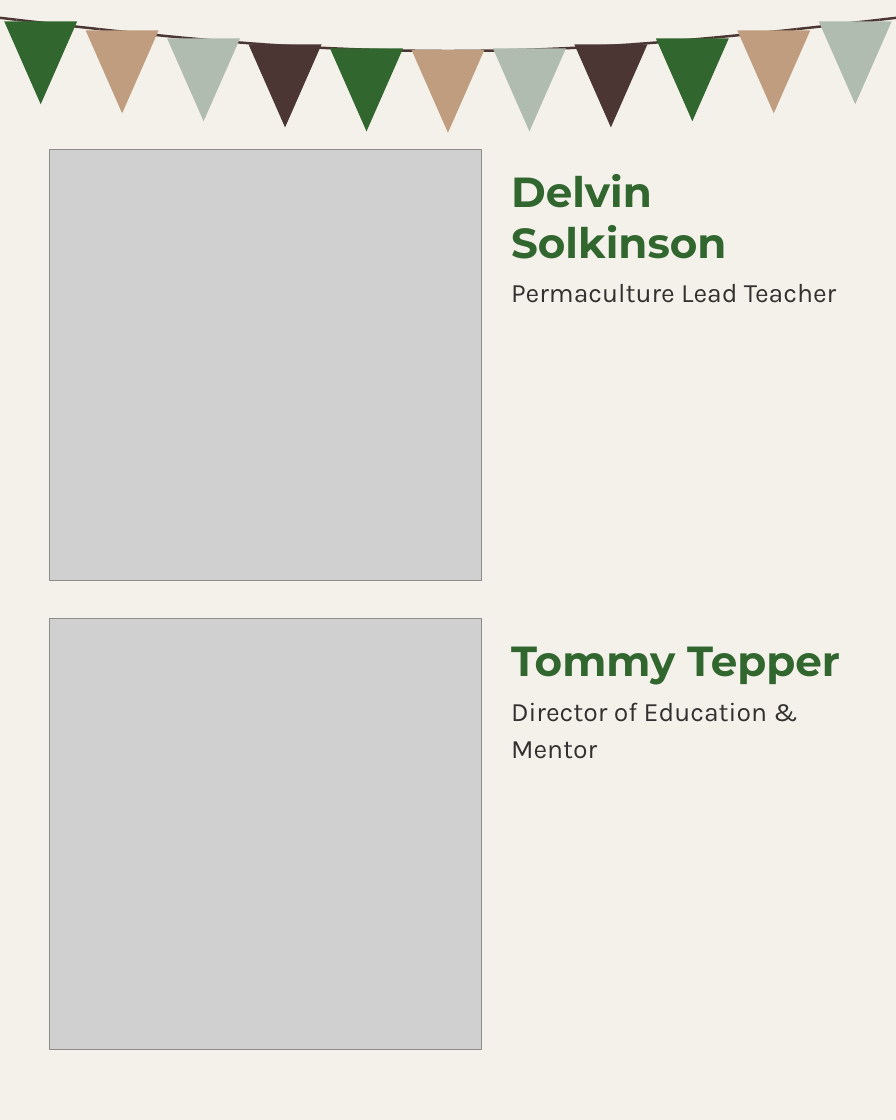
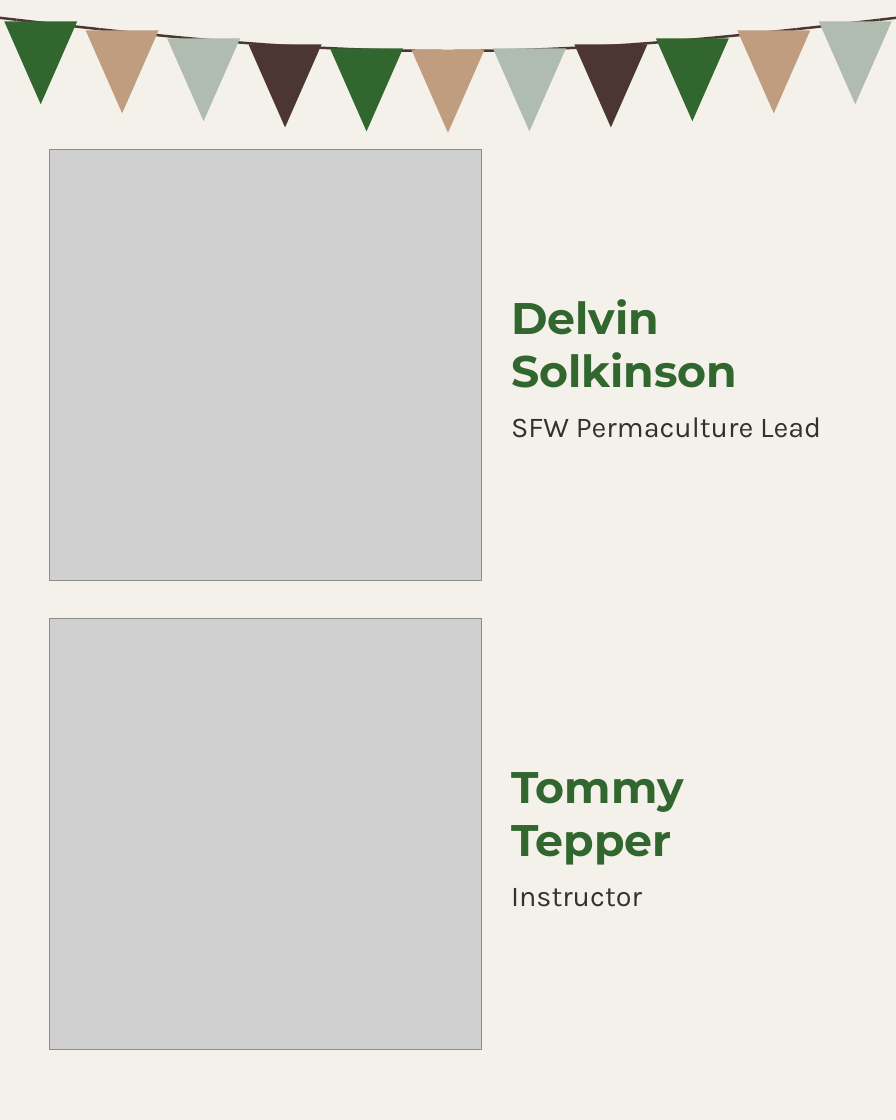
Before and after one commit to linneamoritznyc/SFW-SocialMedia, a slide deck: slide 6 of templates/posts/october/05-10-2026-mon-ig-teachers-day-option-4-ten-slides.pptx. Drawn at 896x1120 pixels with LibreOffice and Linux fonts; fonts in the diff are those of the drawing; grey boxes stand for pictures. Boxes give left, top, right and bottom in pixels: in the first picture for what was removed or moved away, otherwise in the second. Text is boxed around its words. In the diff, an @@ line names an element or a change of style, - is before the commit and + after.

```diff
--- a/templates/posts/october/05-10-2026-mon-ig-teachers-day-option-4-ten-slides.pptx
+++ b/templates/posts/october/05-10-2026-mon-ig-teachers-day-option-4-ten-slides.pptx
@@ text "Delvin Solkinson": place and size @@
-text "Delvin Solkinson" at (511, 174, 726, 259)
+text "Delvin Solkinson" at (511, 299, 737, 388)
@@ text "Delvin Solkinson" at (511, 299, 737, 388): size 38 to 40 pt @@
@@ text at (511, 417, 821, 438): text changed; size 24 to 26 pt @@
-Permaculture Lead Teacher
+SFW Permaculture Lead
@@ text "Tommy Tepper" at (511, 772, 684, 865): size 38 to 40 pt @@
@@ text "Tommy Tepper": place and size @@
-text "Tommy Tepper" at (511, 646, 840, 685)
+text "Tommy Tepper" at (511, 772, 684, 865)
@@ text at (511, 888, 642, 907): text changed; size 24 to 26 pt @@
-Director of Education & Mentor
+Instructor
```
Also in this commit, not shown: 7 other slides changed, 20 other files.
